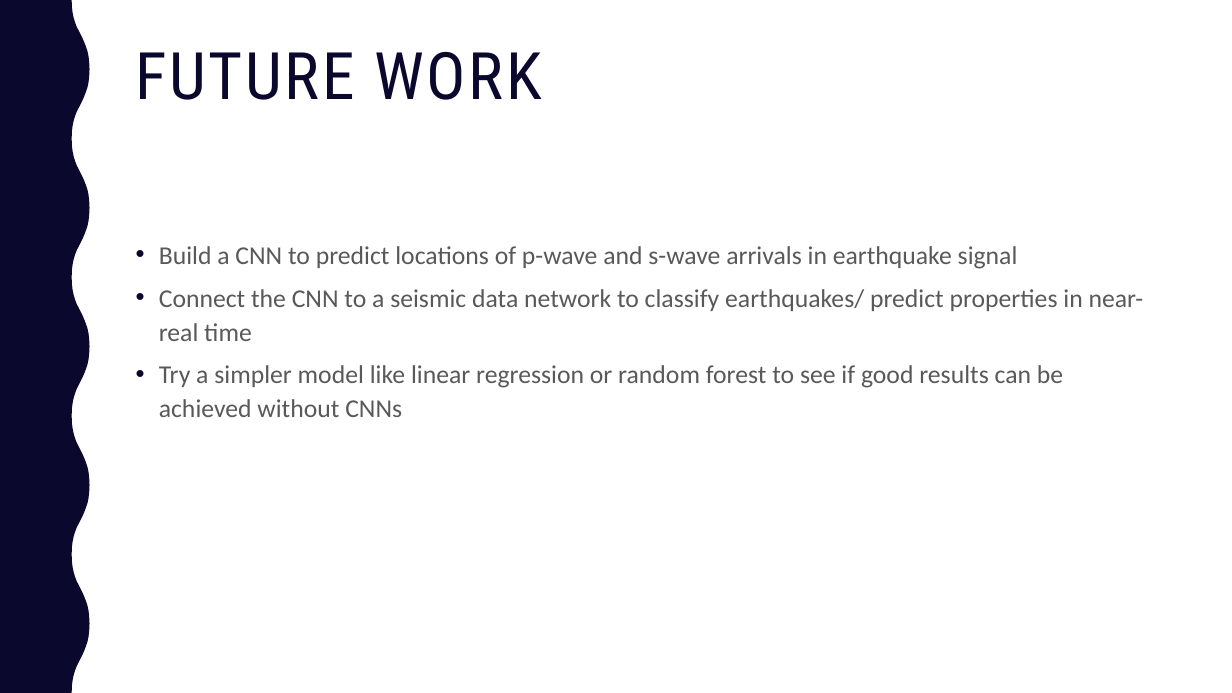
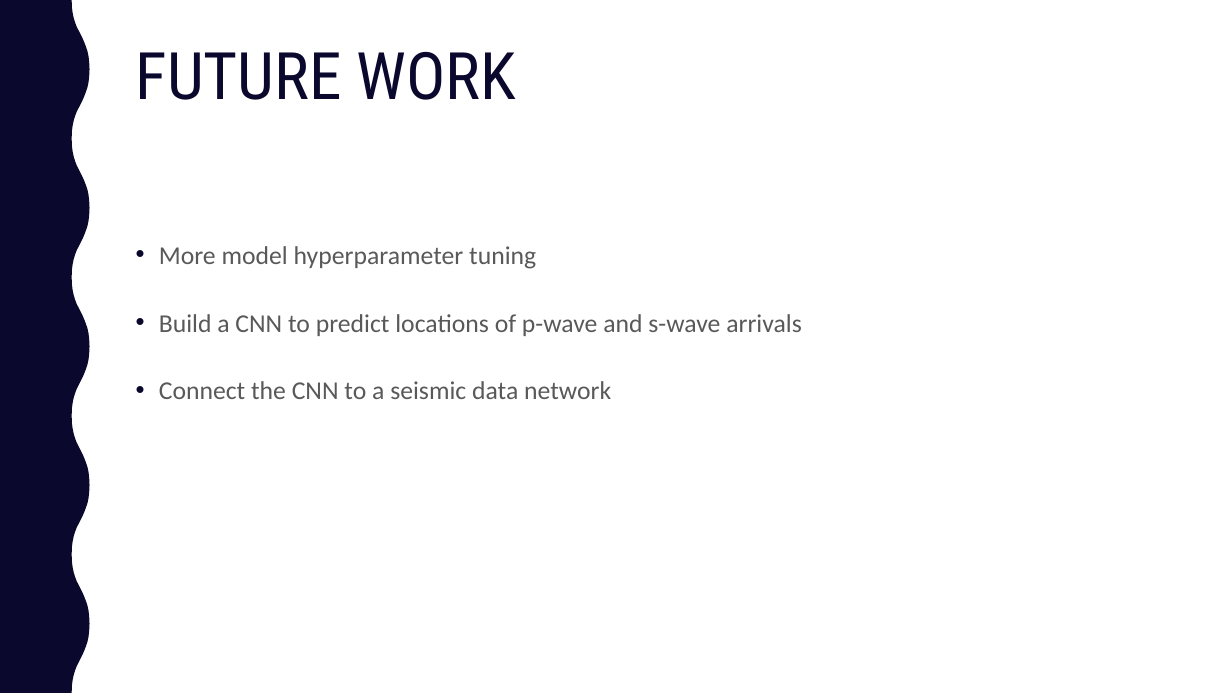
Before and after one commit to kaelynn-rose/EarthquakeClassification, a slide deck: slide 9 of presentation/earthquakes_with_cnns.pptx (slide 11 before the commit). Drawn at 1232x693 pixels with LibreOffice and Linux fonts; fonts in the diff are those of the drawing. Boxes give left, top, right and bottom in pixels: in the first picture for what was removed or moved away, otherwise in the second. Text is boxed around its words. In the diff, an @@ line names an element or a change of style, - is before the commit and + after.

```diff
--- a/presentation/earthquakes_with_cnns.pptx
+++ b/presentation/earthquakes_with_cnns.pptx
@@ title "FUTURE WORK" at <box>136,52,516,100</box>: letter spacing 2 to 0 pt @@
@@ text at <box>159,246,802,399</box>: text changed @@
-• Build a CNN to predict locations of p-wave and s-wave arrivals in earthquake signal
-• Connect the CNN to a seismic data network to classify earthquakes/ predict properties in near-real time
-• Try a simpler model like linear regression or random forest to see if good results can be achieved without CNNs
+• More model hyperparameter tuning
+• Build a CNN to predict locations of p-wave and s-wave arrivals
+• Connect the CNN to a seismic data network
```
Also in this commit, not shown: 13 other slides changed, 3 slides added, 3 other files.
